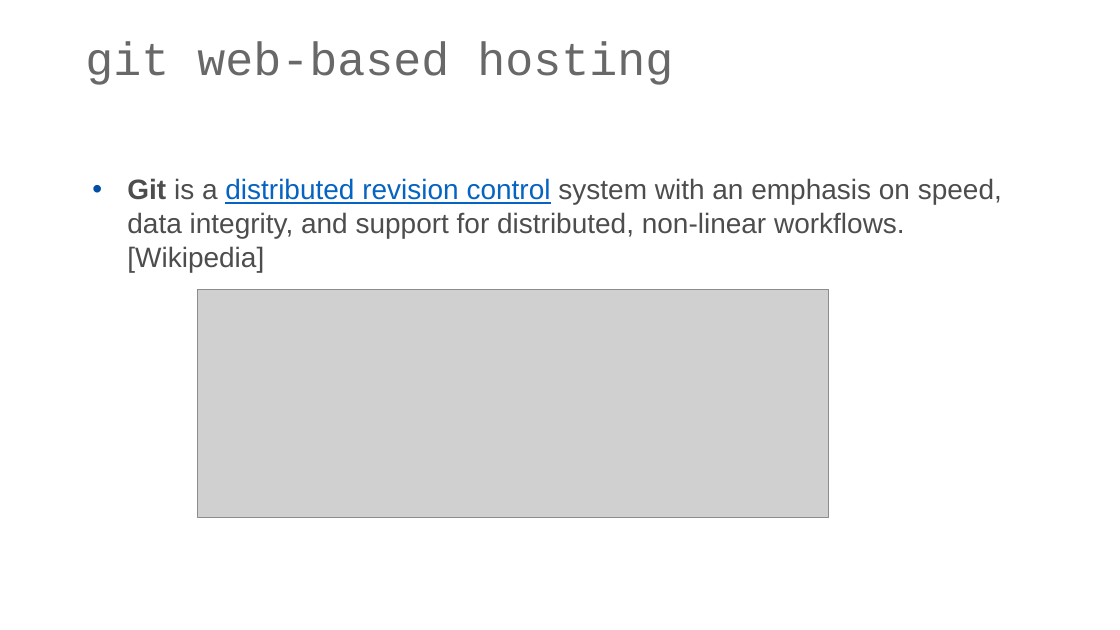
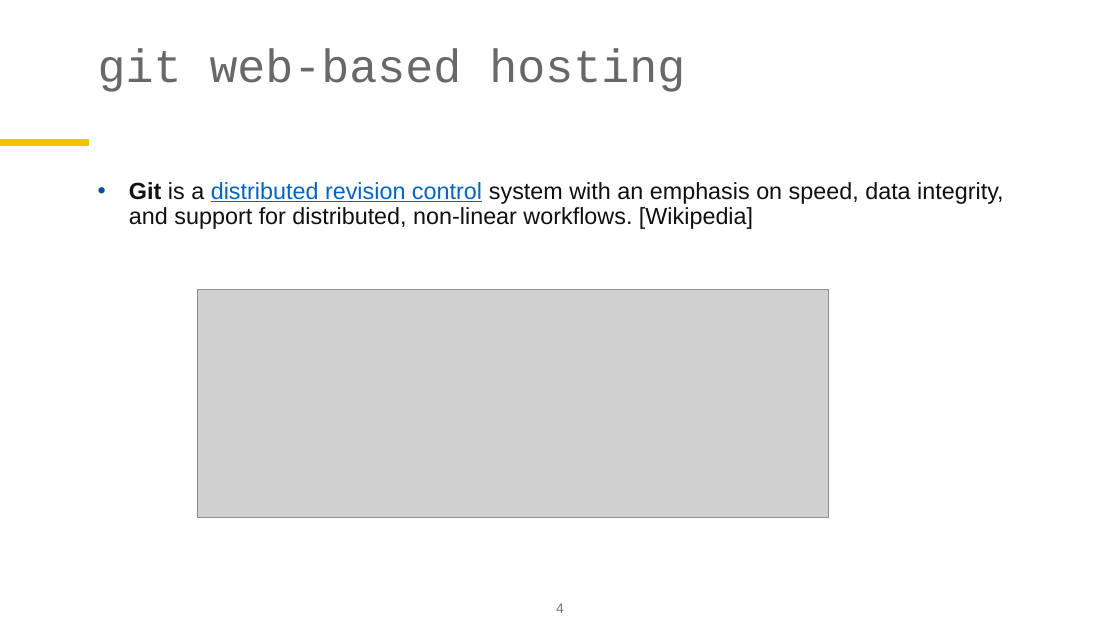
Before and after one commit to palatej/ESTP2026, a slide deck: slide 4 of 1.4 JD+ on Github.pptx. Drawn at 1120x630 pixels with LibreOffice and Linux fonts; fonts in the diff are those of the drawing; grey boxes stand for pictures; background and template pictures are left out. Boxes give left, top, right and bottom in pixels: in the first picture for what was removed or moved away, otherwise in the second. Text is boxed around its words. In the diff, an @@ line names an element or a change of style, - is before the commit and + after.

```diff
--- a/1.4 JD+ on Github.pptx
+++ b/1.4 JD+ on Github.pptx
@@ title "git web-based hosting": place and size @@
-title "git web-based hosting" at [85, 42, 673, 85]
+title "git web-based hosting" at [98, 49, 685, 92]
@@ title "git web-based hosting" at [98, 49, 685, 92]: vertical alignment bottom to top @@
@@ line added from (0, 143) to (89, 143), #FFC000 6 pt @@
@@ text "Git is a distributed revision ..." at [129, 182, 1004, 229]: size 24 to 20 pt; text colour #4D4D4D to #101010 in "Git is a system with an emphasis ..."; indent changed; line spacing 1 to 0.9; more space between paragraphs @@
@@ page number added at [556, 603, 564, 613], 12 pt, text #767676 @@
+4
```
Also in this commit, not shown: 8 other slides changed, 1 slide added, 1 slide removed, 4 other files.
